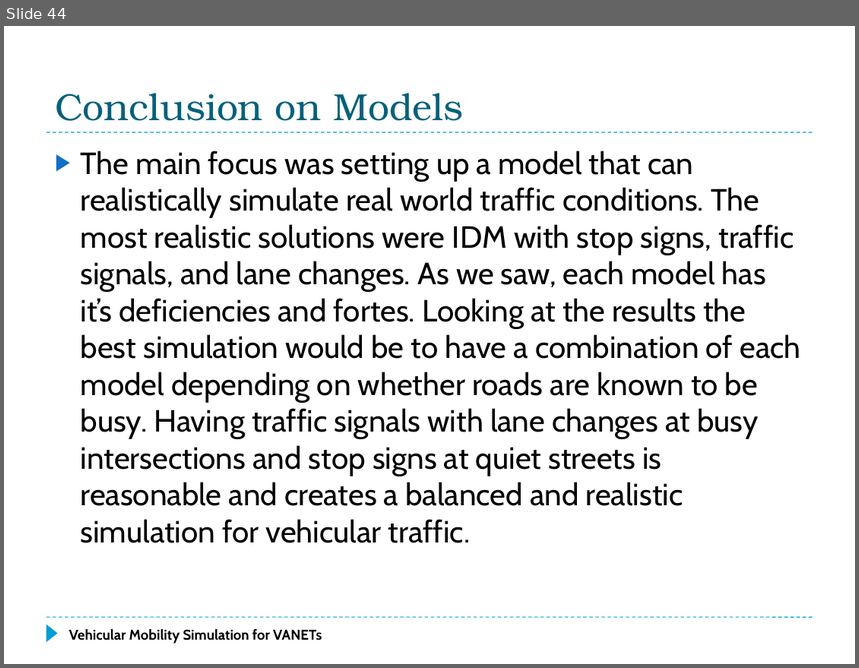
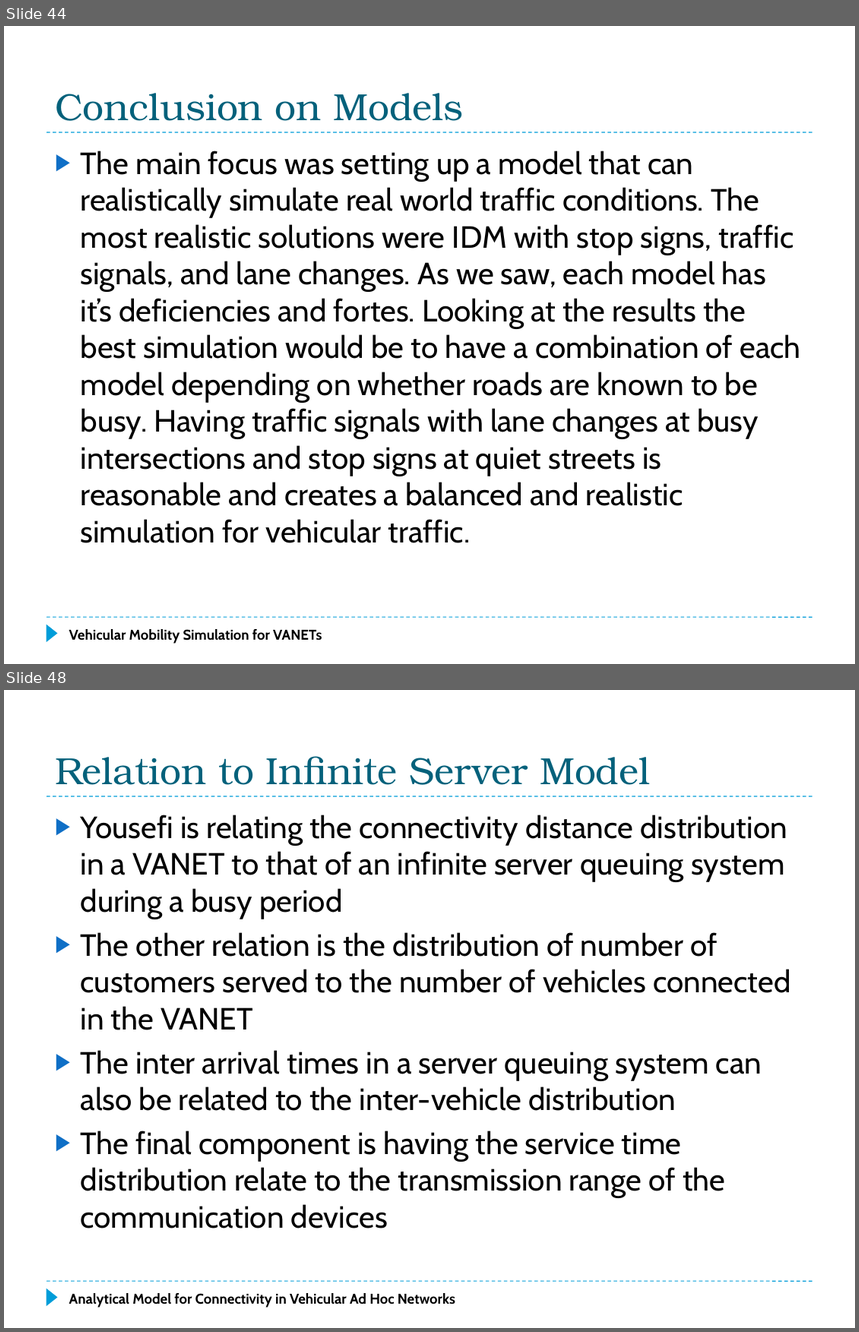
Before and after one commit to f33losopher/EEMaster_VANET, a slide deck: VANET_Felix.pptx. Shown one above the other, each under a label of ours: slide 44 before the commit, slides 44 and 48 after it; the slides between them are not shown. The pictures are 859x668 and 859x1332 pixels, drawn with LibreOffice and Linux fonts; fonts in the diff are those of the drawing. Boxes give left, top, right and bottom in pixels: in the first picture for what was removed or moved away, otherwise in the second. Text is boxed around its words. In the diff, an @@ line names an element or a change of style, - is before the commit and + after.

```diff
--- a/VANET_Felix.pptx
+++ b/VANET_Felix.pptx
@@ slide 48 added at [4,690,855,1328], background #FFFFFF; not listed: 3 template elements that a slide beside it also shows @@
@@ title added at [55,756,650,785], 32 pt, text #04617B @@
+Relation to Infinite Server Model
@@ text added at [81,815,791,1229], 26 pt, text #000000 @@
+▶ Yousefi is relating the connectivity distance distribution in a VANET to that of an infinite server queuing system during a busy period
+▶ The other relation is the distribution of number of customers served to the number of vehicles connected in the VANET
+▶ The inter arrival times in a server queuing system can also be related to the inter-vehicle distribution
+▶ The final component is having the service time distribution relate to the transmission range of the communication devices
@@ text added at [69,1293,455,1308], 12 pt, text #000000, bold @@
+Analytical Model for Connectivity in Vehicular Ad Hoc Networks
```
Also in this commit, not shown: 1 slide changed, 16 other slides added, 1 other file.
